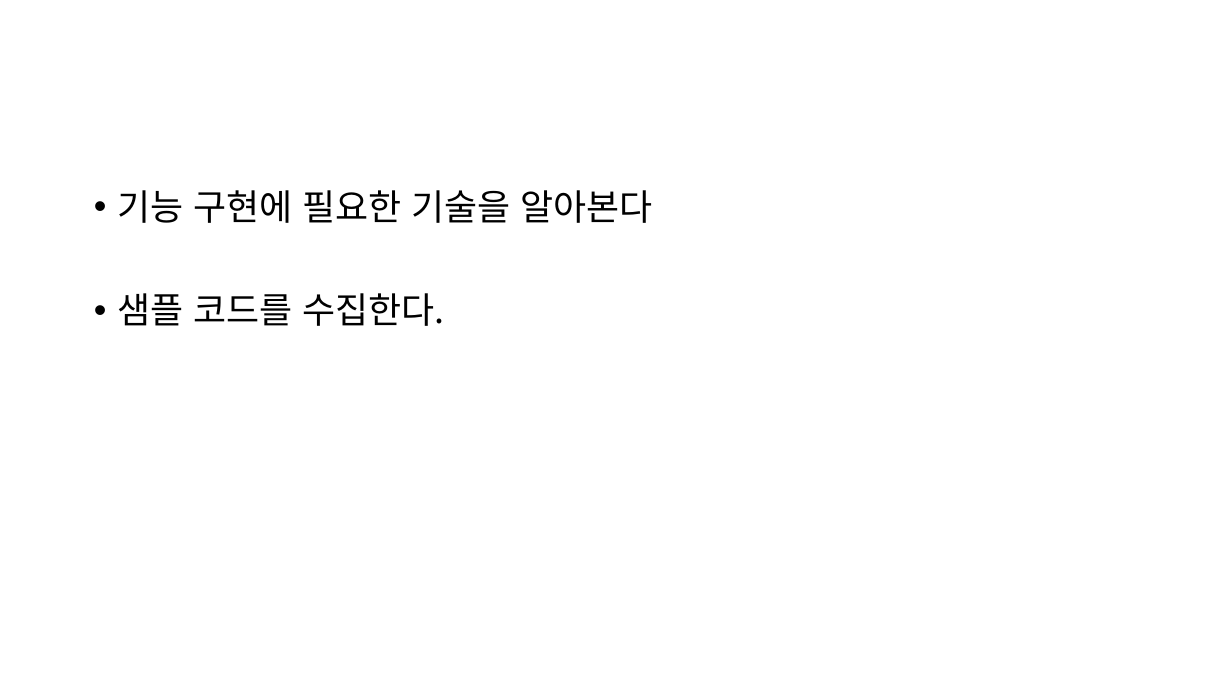
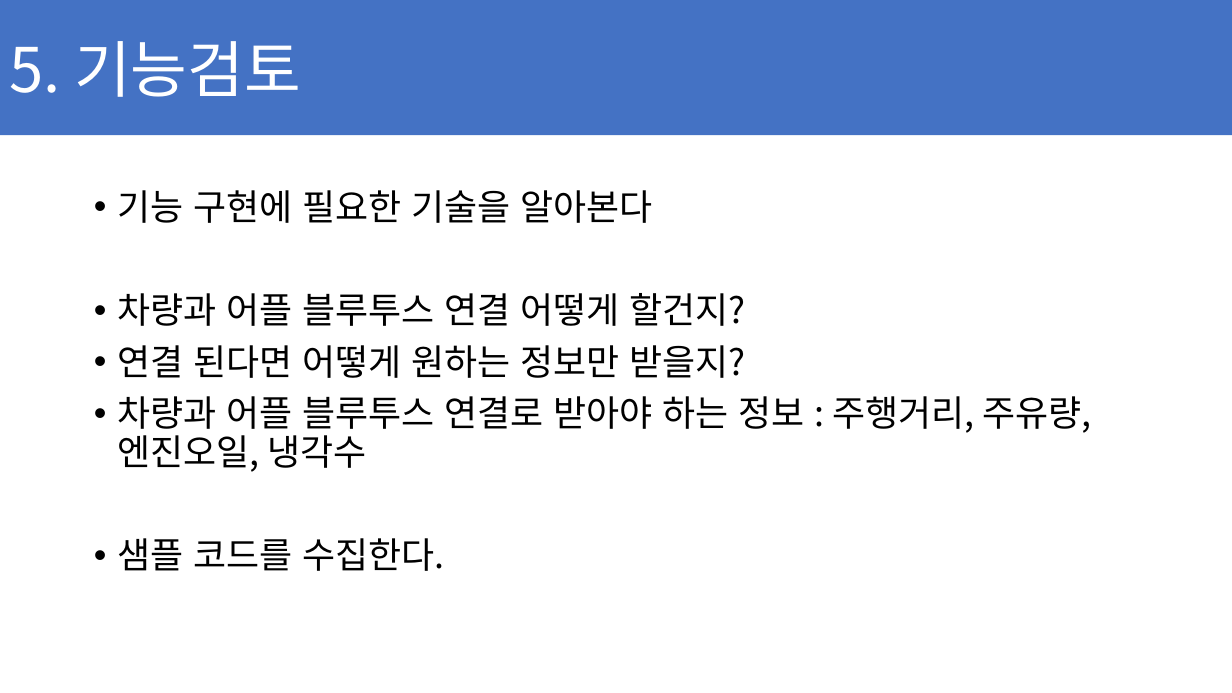
Before and after one commit to ChaeSung-Lee/DJ_InternShip, a slide deck: slide 35 of 2021_Summer/jp.hong/Project_BnC_jph.pptx (slide 33 before the commit). Drawn at 1232x693 pixels with LibreOffice and Linux fonts; fonts in the diff are those of the drawing. Boxes give left, top, right and bottom in pixels: in the first picture for what was removed or moved away, otherwise in the second. Text is boxed around its words. In the diff, an @@ line names an element or a change of style, - is before the commit and + after.

```diff
--- a/2021_Summer/jp.hong/Project_BnC_jph.pptx
+++ b/2021_Summer/jp.hong/Project_BnC_jph.pptx
@@ rectangle added at (0,0,1232,135), fill #4472C4, 48 pt, text #FFFFFF @@
+5. 기능검토
@@ text at (117,293,1092,472): paragraphs added @@
+• 차량과 어플 블루투스 연결 어떻게 할건지?
+• 연결 된다면 어떻게 원하는 정보만 받을지?
+• 차량과 어플 블루투스 연결로 받아야 하는 정보 : 주행거리, 주유량, 엔진오일, 냉각수
```
Also in this commit, not shown: 5 other slides changed, 2 slides added.
